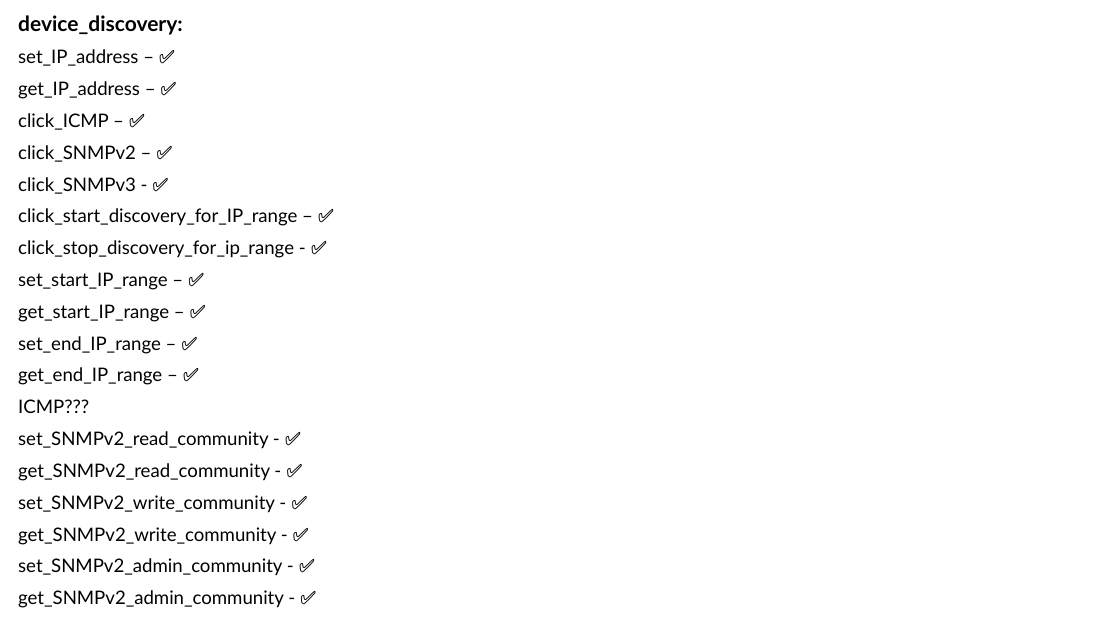
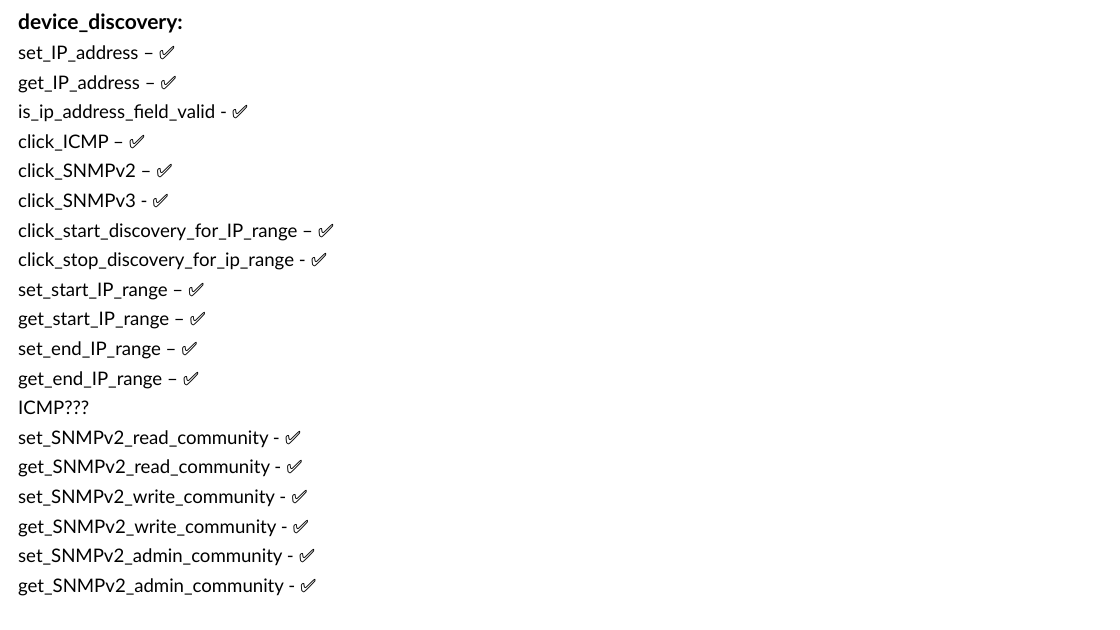
Before and after one commit to Yuval10Dahan/LightWatch_WEB, a slide deck: slide 17 of Docs/Progress_Check_Box.pptx. Drawn at 1120x630 pixels with LibreOffice and Linux fonts; fonts in the diff are those of the drawing. Boxes give left, top, right and bottom in pixels: in the first picture for what was removed or moved away, otherwise in the second. Text is boxed around its words. In the diff, an @@ line names an element or a change of style, - is before the commit and + after.

```diff
--- a/Docs/Progress_Check_Box.pptx
+++ b/Docs/Progress_Check_Box.pptx
@@ subtitle at <box>18,13,297,596</box>: line spacing 0.9 to 0.8 @@
@@ subtitle at <box>18,104,215,122</box>: paragraph added @@
+is_ip_address_field_valid - ✅
```
Also in this commit, not shown: 3 other slides changed, 20 other files.
